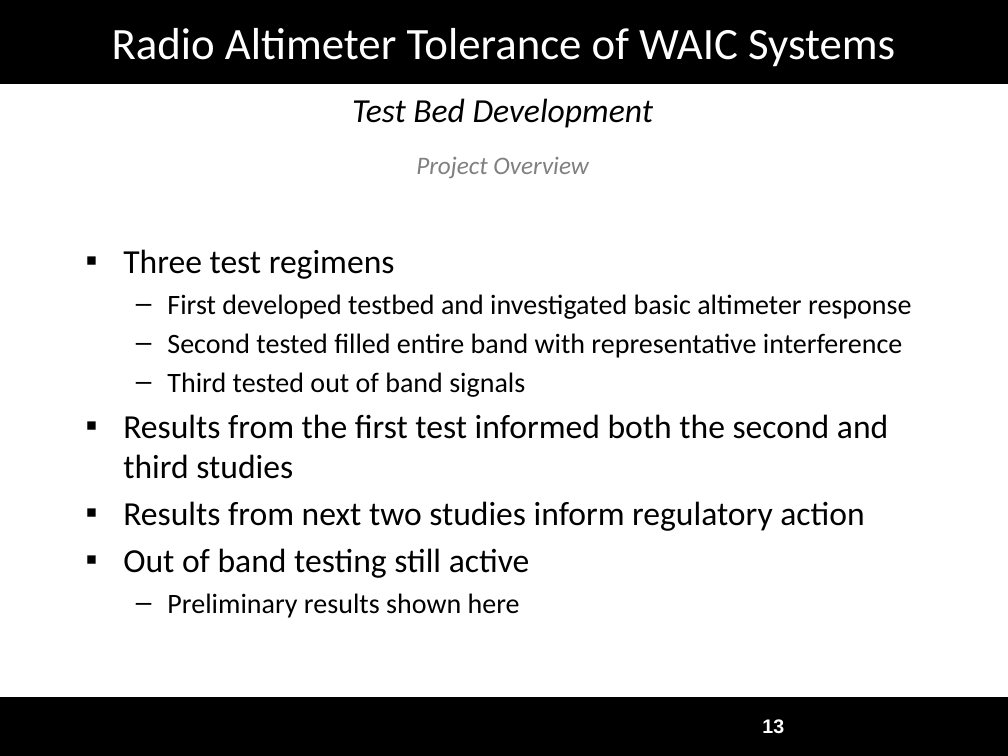
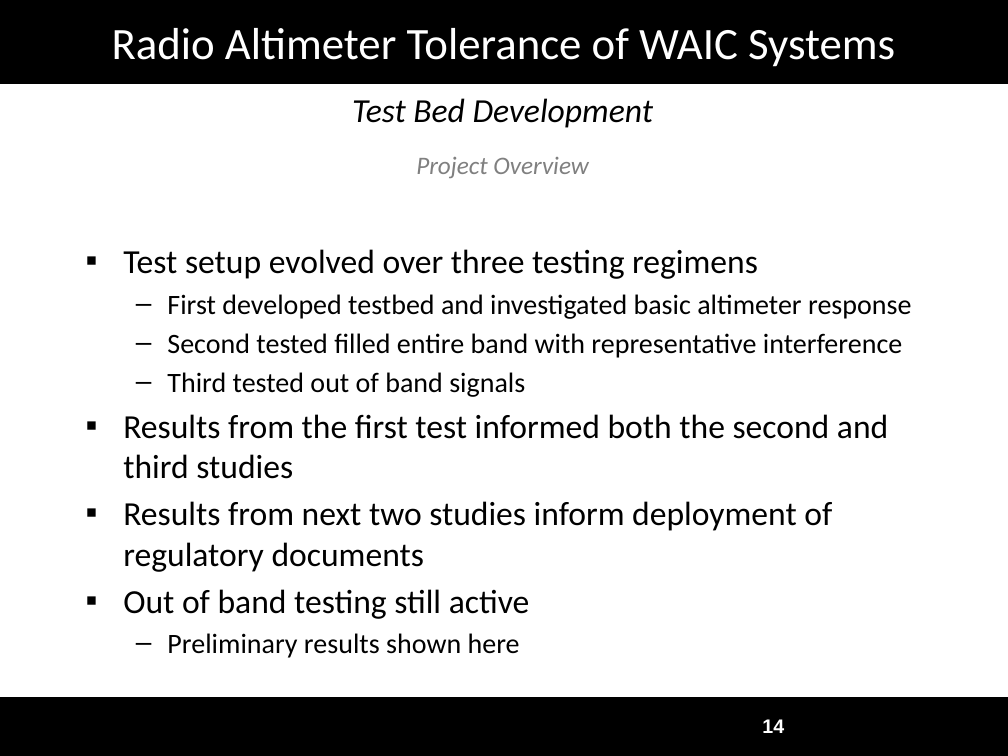
Before and after one commit to joshruff/masters_thesis, a slide deck: slide 14 of data/Defense_Presentation.pptx (slide 13 before the commit). Drawn at 1008x756 pixels with LibreOffice and Linux fonts; fonts in the diff are those of the drawing; background and template pictures are left out. Boxes give left, top, right and bottom in pixels: in the first picture for what was removed or moved away, otherwise in the second. Text is boxed around its words. In the diff, an @@ line names an element or a change of style, - is before the commit and + after.

```diff
--- a/data/Defense_Presentation.pptx
+++ b/data/Defense_Presentation.pptx
@@ text at bbox=[123, 249, 758, 279]: text changed @@
-▪ Three test regimens
+▪ Test setup evolved over three testing regimens
@@ text at bbox=[123, 501, 832, 572]: text changed @@
-▪ Results from next two studies inform regulatory action
+▪ Results from next two studies inform deployment of regulatory documents
@@ page number at bbox=[762, 719, 784, 733]: text changed @@
-13
+14
```
Also in this commit, not shown: 38 other slides changed, 3 slides added, 1 slide removed, 3 other files.
